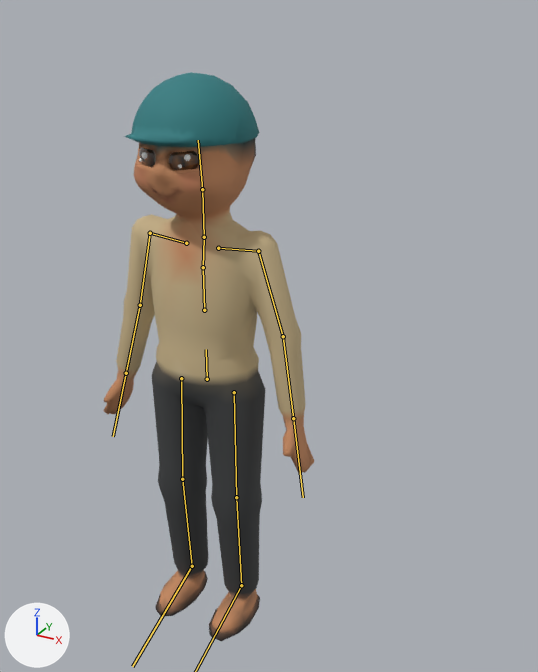
Renders of the glTF model assets/models/nguoi/chunam.glb from each side of a commit.
Both versions are drawn from a 50 mm lens placed at (1.075, -1.589, 1.778), pointed at (0.164, 0.068, 0.949). The lights are fixed; the arrows at lower left show +X, +Y and +Z. The picture after the commit comes second. The bones that bend it are drawn over the model as lines.

In view in the first picture: 'Nguoi_chunam'.
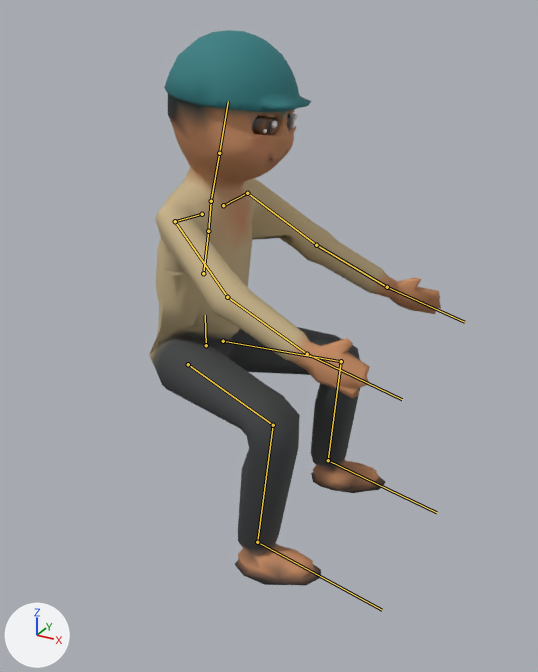
The newer file adds an action. The first version stands in its rest pose; the second is drawn at frame 28 of the action 'cho_di'.

Edits to the bpy script that builds the scene:
```text
Change bone_hips:
    where bone_hips = bpy.data.objects['NguoiRig'].pose.bones['hips']
    bone_hips.location: (0.0, 0.0, 0.0) -> (0.0, 0.105, 0.0)
    bone_hips.rotation_quaternion: (1.0, 0.0, 0.0, 0.0) -> (0.707, 0.0, 0.707, 0.0)  # degrees (0, 0, 0) -> degrees (0, 90, 0)
Change bone_spine:
    where bone_spine = bpy.data.objects['NguoiRig'].pose.bones['spine']  # child of 'hips'
    bone_spine.rotation_quaternion: (1.0, 0.0, 0.0, 0.0) -> (0.996, 0.087, 0.0, 0.0)  # degrees (0, 0, 0) -> degrees (10, 0, 0)
Change bone_chest:
    where bone_chest = bpy.data.objects['NguoiRig'].pose.bones['chest']  # child of 'spine'
    bone_chest.rotation_quaternion: (1.0, 0.0, 0.0, 0.0) -> (0.999, 0.045, 0.0, 0.0)  # degrees (0, 0, 0) -> degrees (5, 0, 0)
Change bone_upperarm_l:
    where bone_upperarm_l = bpy.data.objects['NguoiRig'].pose.bones['upperarm.L']  # child of 'clav.L'
    bone_upperarm_l.rotation_quaternion: (1.0, 0.0, 0.0, 0.0) -> (0.824, -0.558, 0.0, -0.097)  # degrees (0, 0, 0) -> degrees (-68, -6, -9)
Change bone_forearm_l:
    where bone_forearm_l = bpy.data.objects['NguoiRig'].pose.bones['forearm.L']  # child of 'upperarm.L'
    bone_forearm_l.rotation_quaternion: (1.0, 0.0, 0.0, 0.0) -> (0.998, -0.049, 0.0, 0.029)  # degrees (0, 0, 0) -> degrees (-6, 0, 3)
Change bone_hand_l:
    where bone_hand_l = bpy.data.objects['NguoiRig'].pose.bones['hand.L']  # child of 'forearm.L'
    bone_hand_l.rotation_quaternion: (1.0, 0.0, 0.0, 0.0) -> (0.996, -0.087, 0.0, 0.0)  # degrees (0, 0, 0) -> degrees (-10, 0, 0)
Change bone_upperarm_r:
    where bone_upperarm_r = bpy.data.objects['NguoiRig'].pose.bones['upperarm.R']  # child of 'clav.R'
    bone_upperarm_r.rotation_quaternion: (1.0, 0.0, 0.0, 0.0) -> (0.824, -0.558, 0.0, 0.097)  # degrees (0, 0, 0) -> degrees (-68, 6, 9)
Change bone_forearm_r:
    where bone_forearm_r = bpy.data.objects['NguoiRig'].pose.bones['forearm.R']  # child of 'upperarm.R'
    bone_forearm_r.rotation_quaternion: (1.0, 0.0, 0.0, 0.0) -> (0.998, -0.049, 0.0, -0.029)  # degrees (0, 0, 0) -> degrees (-6, 0, -3)
Change bone_hand_r:
    where bone_hand_r = bpy.data.objects['NguoiRig'].pose.bones['hand.R']  # child of 'forearm.R'
    bone_hand_r.rotation_quaternion: (1.0, 0.0, 0.0, 0.0) -> (0.996, -0.087, 0.0, 0.0)  # degrees (0, 0, 0) -> degrees (-10, 0, 0)
Change bone_neck:
    where bone_neck = bpy.data.objects['NguoiRig'].pose.bones['neck']  # child of 'chest'
    bone_neck.rotation_quaternion: (1.0, 0.0, 0.0, 0.0) -> (1.0, -0.017, 0.0, 0.0)  # degrees (0, 0, 0) -> degrees (-2, 0, 0)
Change bone_head:
    where bone_head = bpy.data.objects['NguoiRig'].pose.bones['head']  # child of 'neck'
    bone_head.rotation_quaternion: (1.0, 0.0, 0.0, 0.0) -> (0.999, -0.052, -0.014, -0.001)  # degrees (0, 0, 0) -> degrees (-6, -2, 0)
Change bone_thigh_l:
    where bone_thigh_l = bpy.data.objects['NguoiRig'].pose.bones['thigh.L']  # child of 'hips'
    bone_thigh_l.rotation_quaternion: (1.0, 0.0, 0.0, 0.0) -> (0.759, -0.614, 0.0, -0.214)  # degrees (0, 0, 0) -> degrees (-75, -15, -20)
Change bone_shin_l:
    where bone_shin_l = bpy.data.objects['NguoiRig'].pose.bones['shin.L']  # child of 'thigh.L'
    bone_shin_l.rotation_quaternion: (1.0, 0.0, 0.0, 0.0) -> (0.754, 0.634, 0.0, 0.173)  # degrees (0, 0, 0) -> degrees (78, -13, 16)
Change bone_foot_l:
    where bone_foot_l = bpy.data.objects['NguoiRig'].pose.bones['foot.L']  # child of 'shin.L'
    bone_foot_l.rotation_quaternion: (1.0, 0.0, 0.0, 0.0) -> (0.993, 0.117, 0.0, -0.035)  # degrees (0, 0, 0) -> degrees (13, 0, -4)
Change bone_thigh_r:
    where bone_thigh_r = bpy.data.objects['NguoiRig'].pose.bones['thigh.R']  # child of 'hips'
    bone_thigh_r.rotation_quaternion: (1.0, 0.0, 0.0, 0.0) -> (0.759, -0.614, 0.0, 0.214)  # degrees (0, 0, 0) -> degrees (-75, 15, 20)
Change bone_shin_r:
    where bone_shin_r = bpy.data.objects['NguoiRig'].pose.bones['shin.R']  # child of 'thigh.R'
    bone_shin_r.rotation_quaternion: (1.0, 0.0, 0.0, 0.0) -> (0.754, 0.634, 0.0, -0.173)  # degrees (0, 0, 0) -> degrees (78, 13, -16)
Change bone_foot_r:
    where bone_foot_r = bpy.data.objects['NguoiRig'].pose.bones['foot.R']  # child of 'shin.R'
    bone_foot_r.rotation_quaternion: (1.0, 0.0, 0.0, 0.0) -> (0.993, 0.117, 0.0, 0.035)  # degrees (0, 0, 0) -> degrees (13, 0, 4)
```

Boxes (x1, y1, x2, y2) around the edits, measured in the pictures (538 x 672 px):
'Nguoi_chunam', posed (39% wider)
    before: (104, 72, 314, 641)
    after: (149, 30, 441, 585)
bone 'hips', root to tip
    before: (207, 379) to (206, 349)
    after: (206, 345) to (205, 315)
bone 'spine', root to tip
    before: (204, 310) to (203, 267)
    after: (203, 273) to (208, 231)
bone 'chest', root to tip
    before: (203, 267) to (204, 238)
    after: (208, 231) to (211, 202)
bone 'upperarm.L', root to tip
    before: (258, 251) to (283, 336)
    after: (247, 193) to (316, 245)
bone 'forearm.L', root to tip
    before: (283, 336) to (293, 418)
    after: (316, 245) to (387, 287)
bone 'hand.L', root to tip
    before: (293, 418) to (303, 497)
    after: (387, 287) to (464, 322)
bone 'upperarm.R', root to tip
    before: (150, 233) to (140, 305)
    after: (175, 221) to (227, 297)
bone 'forearm.R', root to tip
    before: (140, 305) to (126, 373)
    after: (227, 297) to (307, 354)
bone 'hand.R', root to tip
    before: (126, 373) to (113, 436)
    after: (307, 354) to (402, 399)
bone 'neck', root to tip
    before: (204, 237) to (202, 189)
    after: (211, 201) to (219, 153)
bone 'head', root to tip
    before: (202, 189) to (198, 140)
    after: (219, 153) to (228, 101)
bone 'thigh.L', root to tip
    before: (234, 392) to (236, 497)
    after: (223, 341) to (341, 361)
bone 'shin.L', root to tip
    before: (236, 497) to (241, 585)
    after: (341, 361) to (328, 460)
bone 'thigh.R', root to tip
    before: (181, 378) to (182, 479)
    after: (188, 364) to (273, 425)
bone 'shin.R', root to tip
    before: (182, 479) to (192, 566)
    after: (273, 425) to (257, 542)
bone 'foot.R', root to tip
    before: (192, 566) to (132, 666)
    after: (257, 542) to (382, 610)
